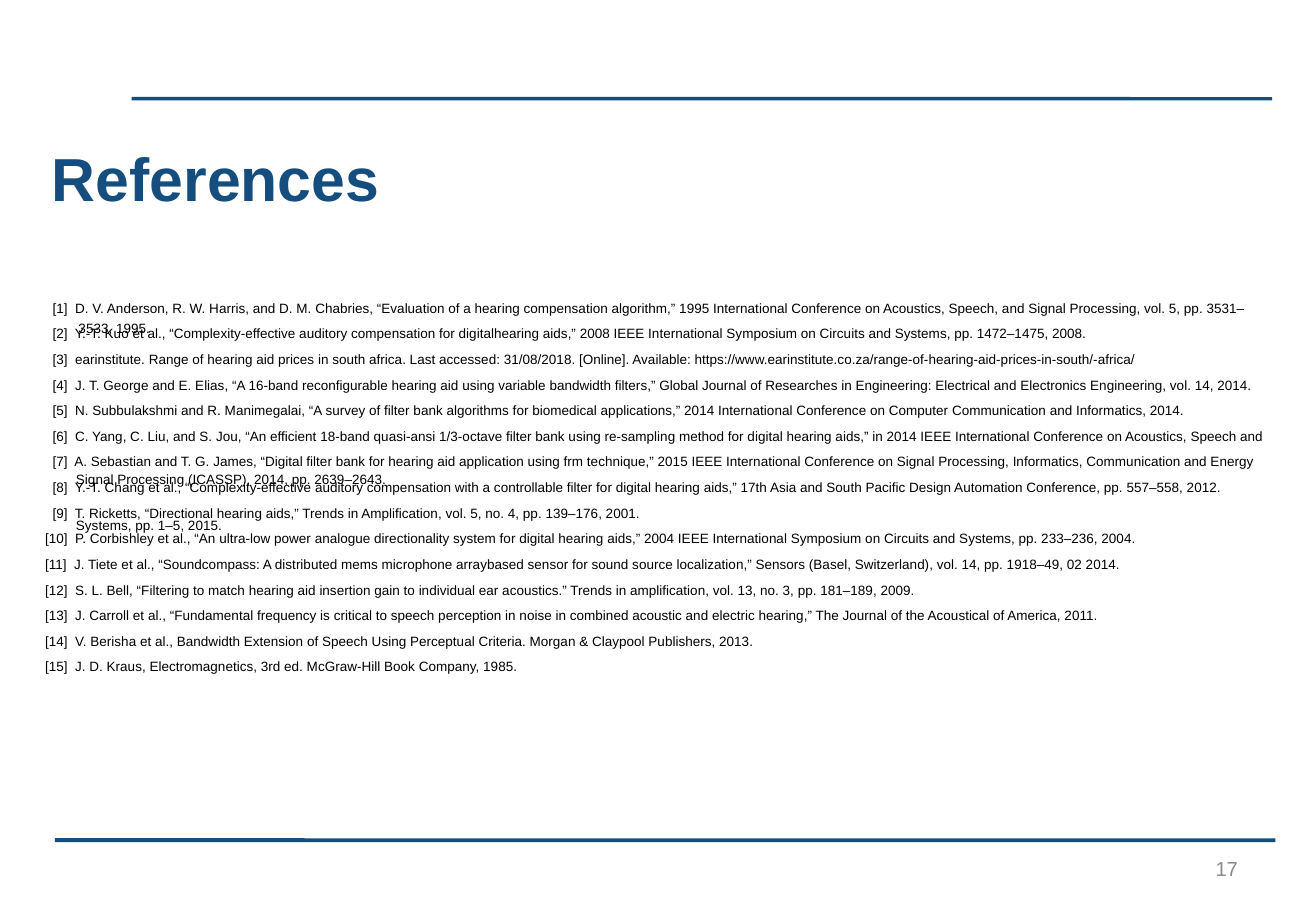
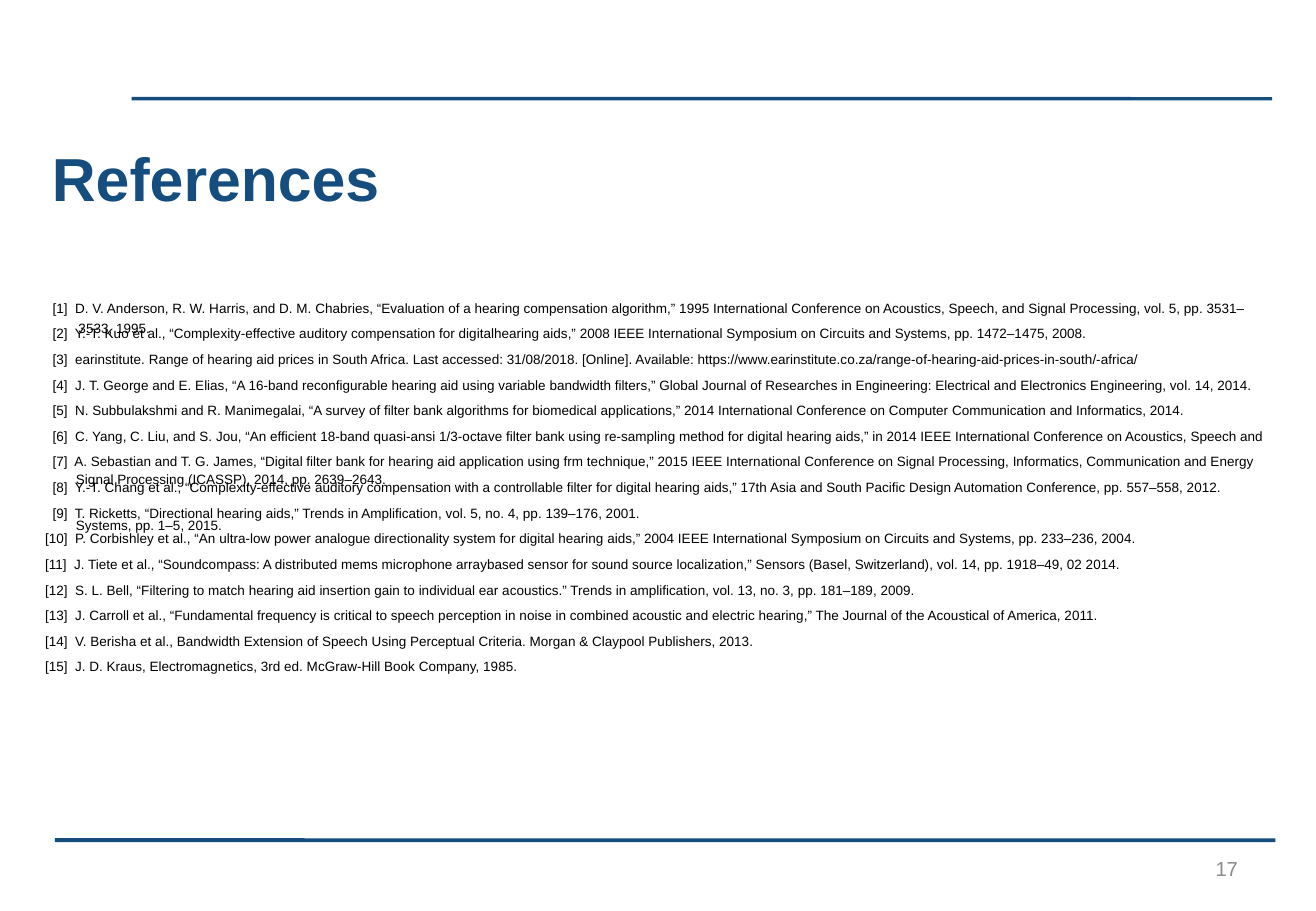
Before and after one commit to kayjayB/I_cant_hear_you, a slide deck: slide 17 of Presentation/Presentation.pptx. Drawn at 1316x911 pixels with LibreOffice and Linux fonts; fonts in the diff are those of the drawing; background and template pictures are left out. Boxes give left, top, right and bottom in pixels: in the first picture for what was removed or moved away, otherwise in the second. Text is boxed around its words. In the diff, an @@ line names an element or a change of style, - is before the commit and + after.

Commit message:
Very minor edit

```diff
--- a/Presentation/Presentation.pptx
+++ b/Presentation/Presentation.pptx
@@ text at box(53, 354, 1138, 367): text changed @@
-[3] earinstitute. Range of hearing aid prices in south africa. Last accessed: 31/08/2018. [Online]. Available: https://www.earinstitute.co.za/range-of-hearing-aid-prices-in-south/-africa/
+[3] earinstitute. Range of hearing aid prices in South Africa. Last accessed: 31/08/2018. [Online]. Available: https://www.earinstitute.co.za/range-of-hearing-aid-prices-in-south/-africa/
```
